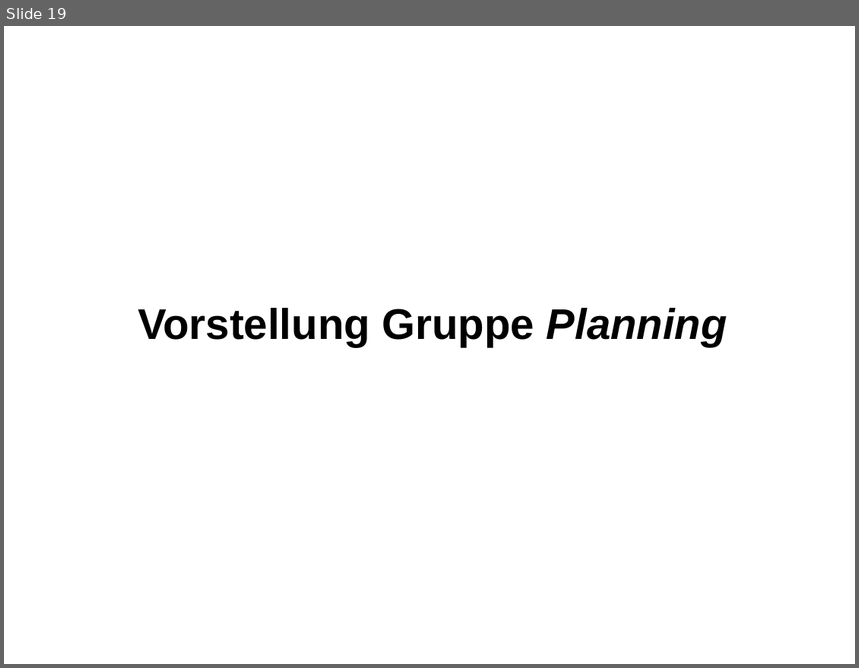
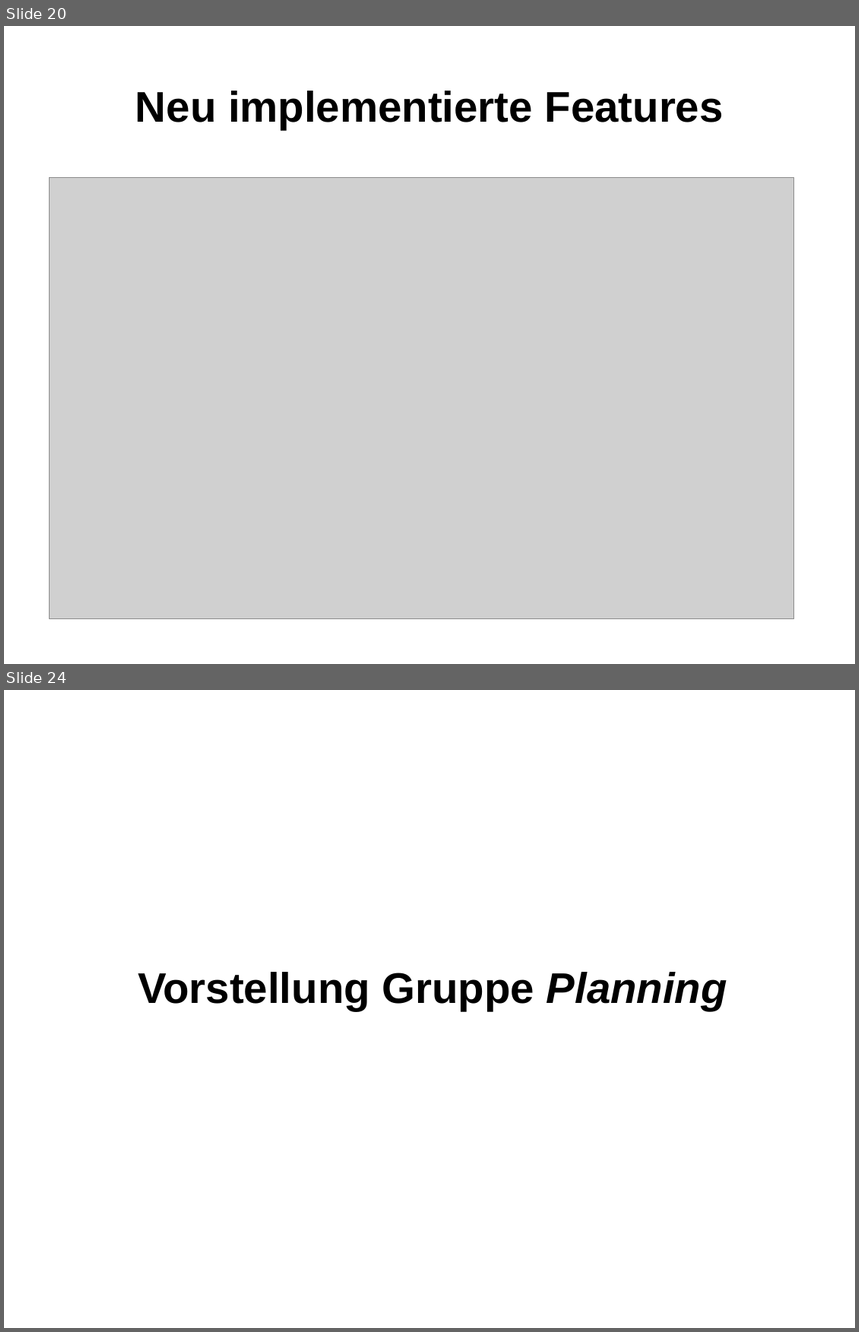
Before and after one commit to K8lcx63/suturo, a slide deck: demo_meilenstein_2/Präsentation.odp. Shown one above the other, each under a label of ours: slide 19 before the commit, slides 20 and 24 after it; the slides between them are not shown. The pictures are 859x668 and 859x1332 pixels, drawn with LibreOffice and Linux fonts; fonts in the diff are those of the drawing; grey boxes stand for pictures; background and template pictures are left out. Boxes give left, top, right and bottom in pixels: in the first picture for what was removed or moved away, otherwise in the second. Text is boxed around its words. In the diff, an @@ line names an element or a change of style, - is before the commit and + after.

```diff
--- a/demo_meilenstein_2/Präsentation.odp
+++ b/demo_meilenstein_2/Präsentation.odp
@@ slide 20 added at <box>4,26,855,664</box>, background picture (left out) @@
@@ title added at <box>135,91,724,129</box>, 40 pt, text #000000, bold @@
+Neu implementierte Features
@@ picture added at <box>50,178,795,620</box> @@
@@ what was slide 19 is now slide 24 @@
```
Also in this commit, not shown: 2 slides changed, 4 other slides added.
